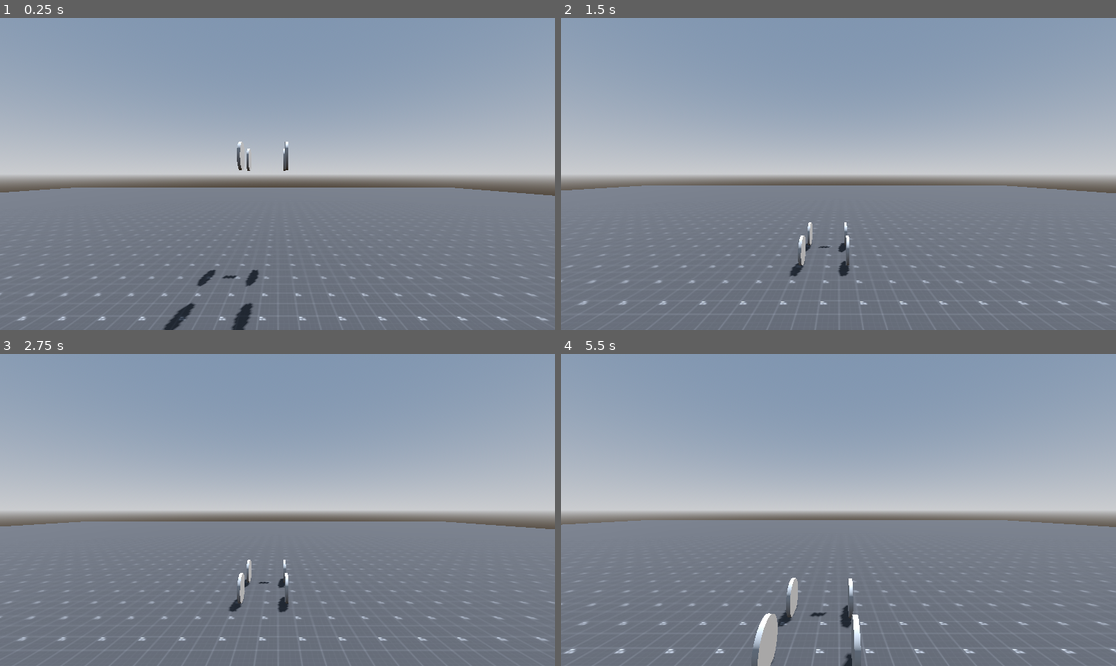
Above: before the commit, frames 1-4 (two rows, left to right).
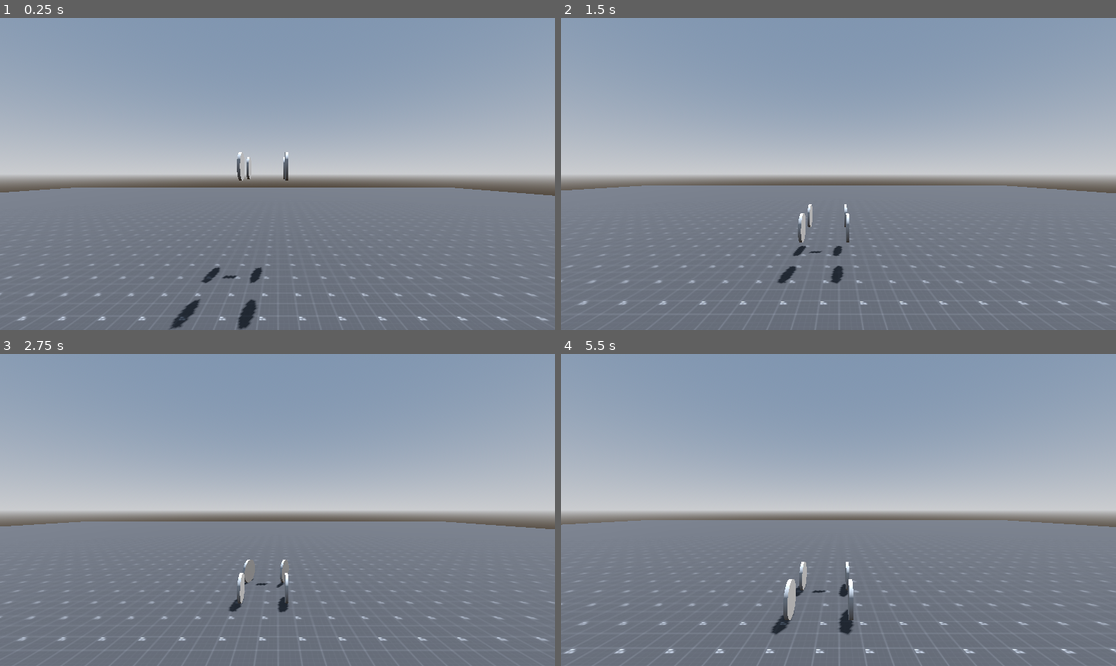
Above: after the commit, the same moments.

Repository: imetheones1/idp-mars-rover
Game: Godot game, scene res://world.tscn
The game is run twice, just before and just after one commit, with the same random seed, the same clock (stepped at 60 frames per second) and the same inputs.
Inputs (mouse positions are in pixels of both pictures, inside the frame that each line leads up to):
- Up to frame 1 (0.25 s): no input
- Up to frame 2 (1.5 s): tap Enter at 0.5 s; move the mouse to (960, 158) at 0.52 s; hold Right (ui_right) 0.53-1.25 s; tap Q at 0.6 s; click (960, 158) at 0.67 s; drag from (727, 189) to (810, 236) at 1.27 s
- Up to frame 3 (2.75 s): move the mouse to (333, 441) at 2.02 s; hold Right (ui_right) from 2.03 s (still down); tap Shift at 2.1 s
- Up to frame 4 (5.5 s): release Right (ui_right) at 2.75 s; tap Space at 2.75, 4.25 s; drag from (810, 572) to (672, 463) at 2.77 s; tap Enter at 3.5, 5 s; move the mouse to (1005, 556) at 3.52 s; hold Left (ui_left) 3.53-4.25 s; tap Q at 3.6 s; drag from (672, 463) to (755, 432) at 4.27 s; move the mouse to (866, 510) at 5.02 s; hold Down (ui_down) from 5.03 s (still down); tap Shift at 5.1 s; click (866, 510) at 5.17 s

The runs differ from the first frame. In frame 1, 0.6% of the frame differs, in the area x 29-52%, y 39-100%; in frame 2, 0.8%; in frame 3, 0.2%; in frame 4, 1.2%, in the area x 34-55%, y 66-100%.

Commit message:
turning and horizontal friction
todo implement rotational inertia for more realistic movement

Diff:
--- a/simulation/idp-rover/rover.gd
+++ b/simulation/idp-rover/rover.gd
@@ -16,5 +16,10 @@
 # Called every frame. 'delta' is the elapsed time since the previous frame.
 func _process(delta: float) -> void:
 	var cur_speed = Input.get_axis("ui_down","ui_up") * 10
-	for wheel: Wheel in wheels.get_children():
-		wheel.cur_speed = cur_speed
+	#for wheel: Wheel in wheels.get_children():
+		#wheel.cur_speed = cur_speed
+	$wheels/fl.cur_speed = cur_speed
+	$wheels/fr.cur_speed = cur_speed
+	var cur_dir = Input.get_axis("ui_right","ui_left") * 20
+	$wheels/fl.rotation_degrees.y = cur_dir
+	$wheels/fr.rotation_degrees.y = cur_dir
--- a/simulation/idp-rover/rover.tscn
+++ b/simulation/idp-rover/rover.tscn
@@ -27,6 +27,7 @@
 mesh = SubResource("QuadMesh_44p52")
 
 [node name="wheels" type="Node3D" parent="."]
+transform = Transform3D(1, 0, 0, 0, 1, 0, 0, 0, 1, 0, -0.36697334, 0)
 
 [node name="fl" parent="wheels" node_paths=PackedStringArray("car_body") instance=ExtResource("1_8cnl3")]
 transform = Transform3D(1, 0, 0, 0, 1, 0, 0, 0, 1, -0.8, 0, -1)
--- a/simulation/idp-rover/wheel.gd
+++ b/simulation/idp-rover/wheel.gd
@@ -8,12 +8,14 @@
 
 @export var cur_speed := 0.0
 
-var spring_stiffness: float = 100.0
+var spring_stiffness: float = 150.0
 var damping_coefficient: float = 5.0
 
 func calculate_force() -> Vector3:
 	if not is_colliding():
 		return Vector3.ZERO
+
+	# compression force
 
 	var hit_point = get_collision_point()
 	var normal = get_collision_normal()
@@ -36,7 +38,15 @@
 
 	force_magnitude = clamp(force_magnitude, 0.0, (car_body.get_gravity()*car_body.mass).length_squared())
 
-	return normal * force_magnitude - global_basis.z * cur_speed
+	var compression_force:Vector3 = normal * force_magnitude
+
+	# horizontal friction
+
+	var horizontal_speed = wheel_point_velocity.dot(global_basis.x)
+
+	var horizontal_friction_force = -global_basis.x * horizontal_speed * 0.95
+
+	return compression_force - global_basis.z * cur_speed + horizontal_friction_force
 
 
 # Helper function to find 3D velocity of any global point on a RigidBody3D
